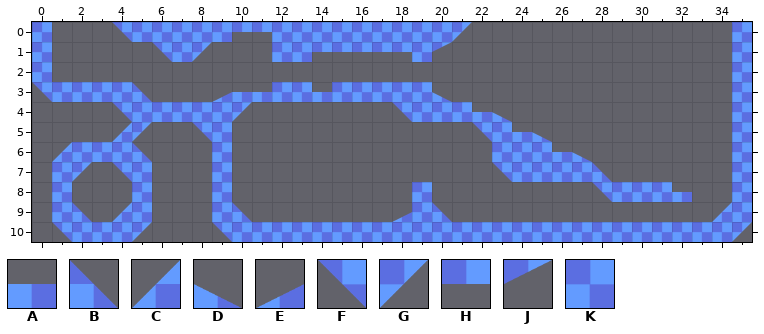
Two versions of a level (Tiled map, assets/pre/levels/R0/Z1.tmx). Above: the version before the commit.
Cells are 128x128 px. Shown: x 0..35, y 0..10.
Key: from "tiles128": A 1, B 2, C 3, D 4, E 5, F 6, G 7, H 8, J 10, K 11.
_ is an empty cell.
Layers that did not change in this view are not listed.
Layer "LAYER0" before, first column x 0:
 0 K___FKKKKKHHKKKKKKKKKG_____________K
 1 K_____FKG___KKHHHHHKJ______________K
 2 K__________________________________K
 3 FKKKKB___EAAKKAKKKKKD______________K
 4 ____FKKKKKG_______FKKKAD___________K
 5 ____CG__FK____________FKAD_________K
 6 _CKKKB___K_____________KKKAD_______K
 7 _KG_FK___K_____________FKKKKB______K
 8 _K___K___K_________K________FKKKA__K
 9 _KB_CK___KB_______EKB_____________CK
10 _FKKKG___FKKKKKKKKKKKKKKKKKKKKKKKKKG
And afterwards:
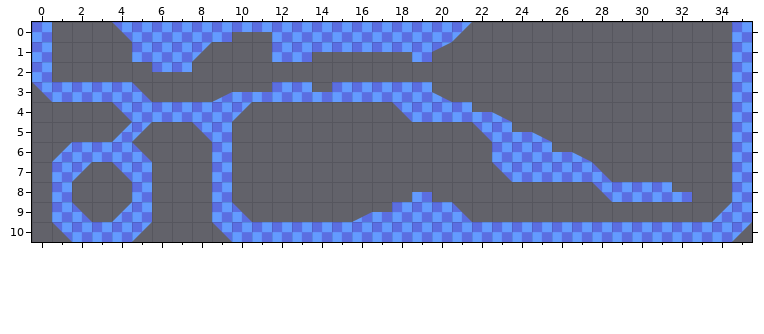
Edits made:
Changed rows in their new state; . is an unchanged cell.
Layer "LAYER0":
first column x 5:
 1 KK.
 2 .HH
first column x 16:
 8 ...A..
 9 EAK.KB
